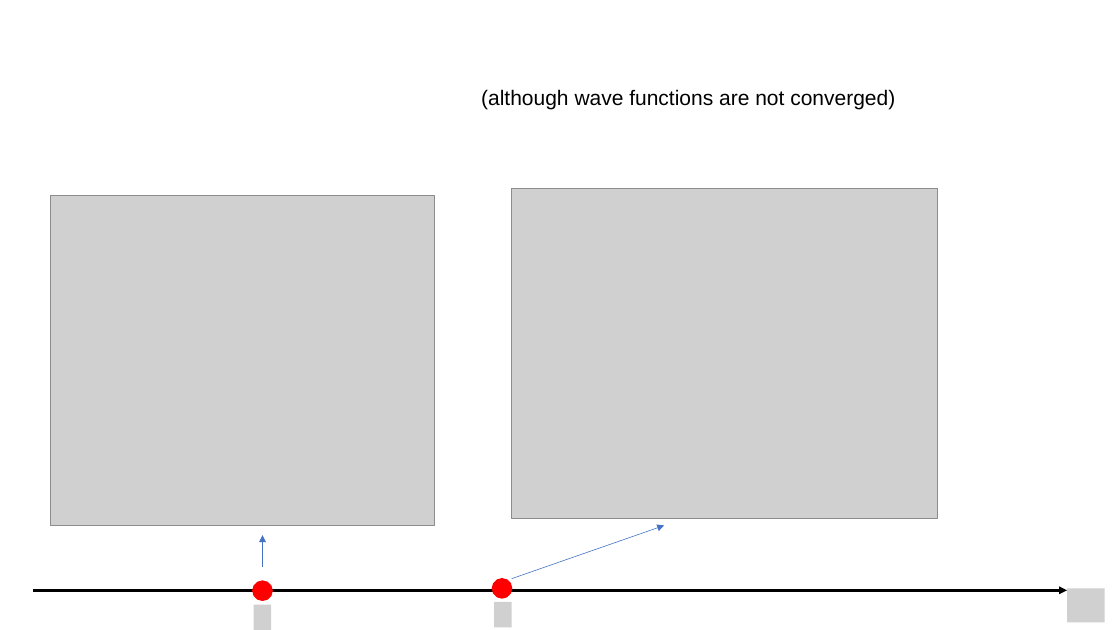
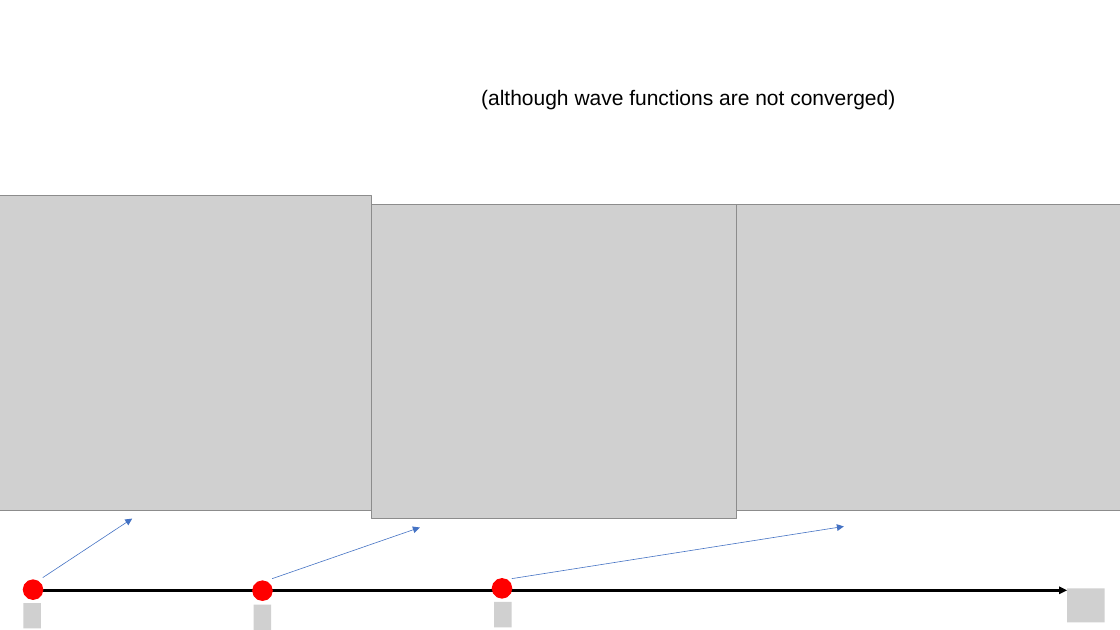
Before and after one commit to QuantumLiquids/SSH-Hubbard, a slide deck: slide 7 of note/SSH-Hubbard-Note6.pptx (slide 9 before the commit). Drawn at 1120x630 pixels with LibreOffice and Linux fonts; fonts in the diff are those of the drawing; grey boxes stand for pictures. Boxes give left, top, right and bottom in pixels: in the first picture for what was removed or moved away, otherwise in the second. Text is boxed around its words. In the diff, an @@ line names an element or a change of style, - is before the commit and + after.

```diff
--- a/note/SSH-Hubbard-Note6.pptx
+++ b/note/SSH-Hubbard-Note6.pptx
@@ picture added at bbox=[0, 196, 371, 511] @@
@@ picture: place and size @@
-picture at bbox=[50, 195, 435, 525]
+picture at bbox=[371, 205, 737, 519]
@@ picture: place and size @@
-picture at bbox=[512, 188, 938, 518]
+picture at bbox=[737, 204, 1120, 510]
@@ arrow added from (43, 578) to (132, 518), #4472C4 0.5 pt @@
@@ arrow moved from (262, 567) - (262, 535) to (272, 579) - (420, 528) @@
@@ arrow moved from (512, 579) - (665, 526) to (512, 579) - (844, 527) @@
@@ ellipse added at bbox=[24, 580, 43, 599], fill #FF0000, outline #FF0000 1 pt @@
@@ picture added at bbox=[24, 603, 41, 628] @@
```
Also in this commit, not shown: 3 other slides changed, 1 slide added, 10 other files.
